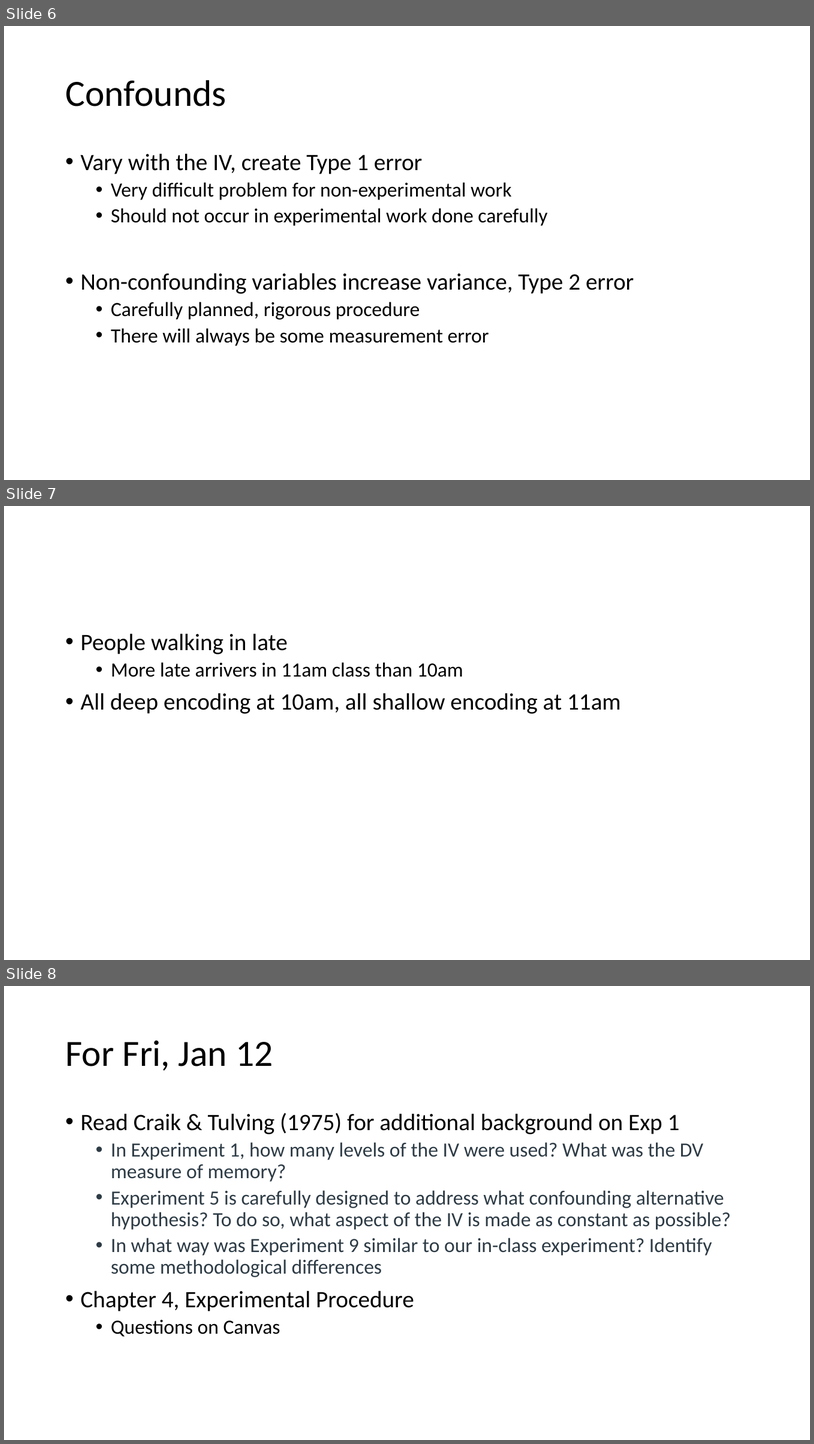
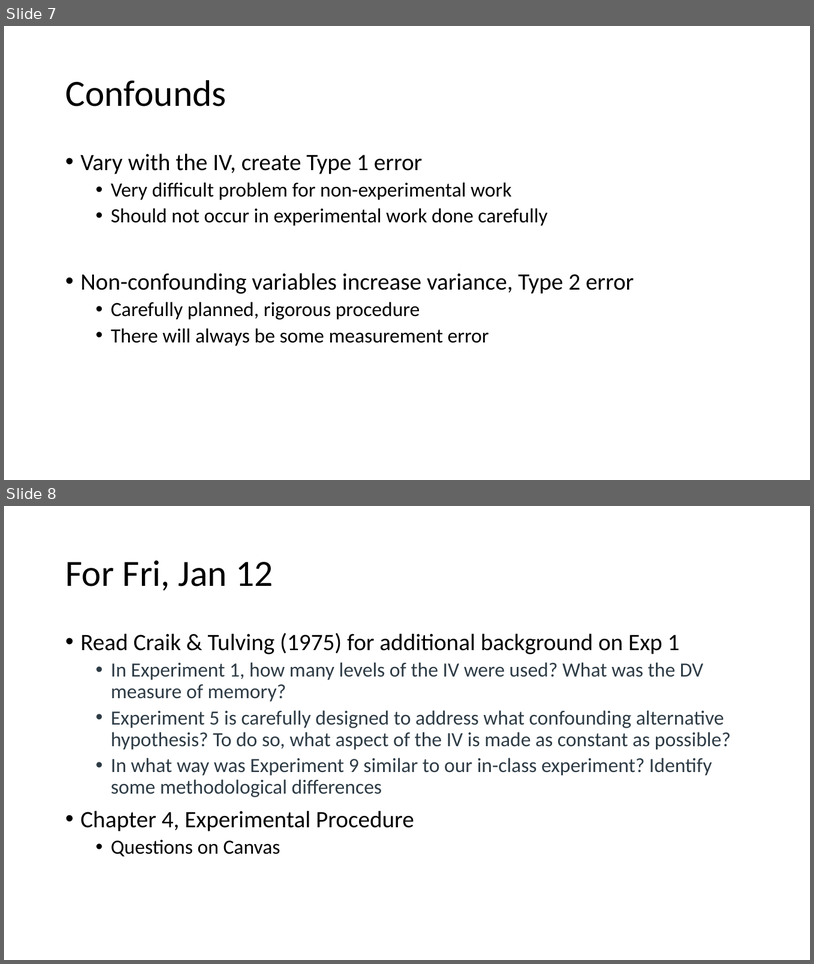
Before and after one commit to preber/Research-Methods, a slide deck: Class Slides 2024/Class 4.pptx. Shown one above the other, each under a label of ours: slides 6, 7 and 8 before the commit, slides 7 and 8 after it. The pictures are 814x1444 and 814x964 pixels, drawn with LibreOffice and Linux fonts; fonts in the diff are those of the drawing. Boxes give left, top, right and bottom in pixels: in the first picture for what was removed or moved away, otherwise in the second. Text is boxed around its words. In the diff, an @@ line names an element or a change of style, - is before the commit and + after.

```diff
--- a/Class Slides 2024/Class 4.pptx
+++ b/Class Slides 2024/Class 4.pptx
@@ slide 7 removed at box(4, 506, 810, 960), background #FFFFFF @@
@@ text removed at box(81, 633, 621, 714) @@
-• People walking in late
-  • More late arrivers in 11am class than 10am
-• All deep encoding at 10am, all shallow encoding at 11am
@@ what was slide 6 is now slide 7 @@
```
Also in this commit, not shown: 2 slides added, 1 other slide removed, 5 other files.
